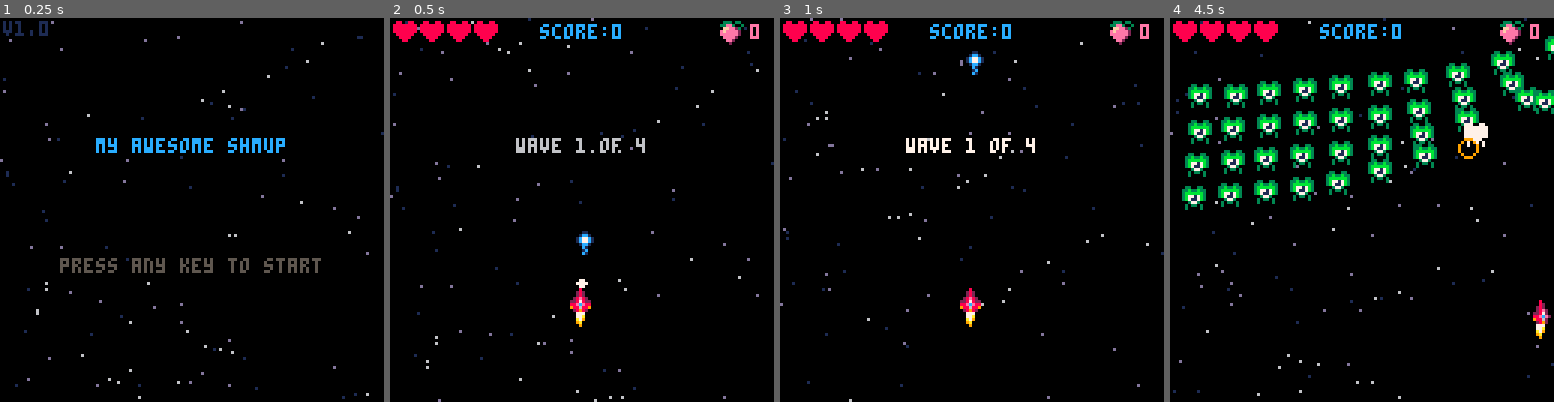
Above: before the commit, frames 1-4 (left to right).
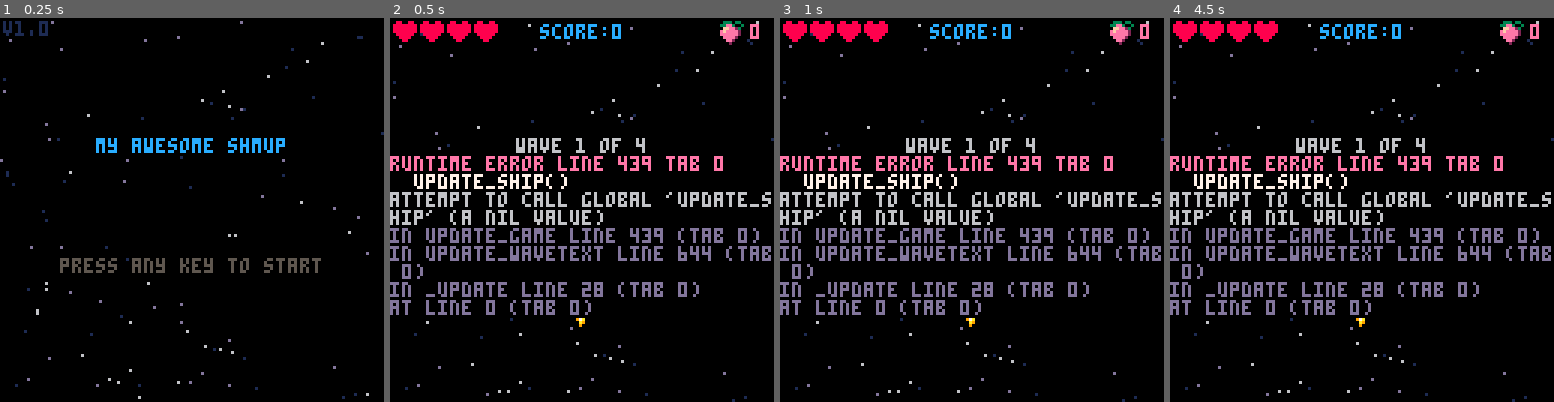
Above: after the commit, the same moments.

Repository: theRenard/shmup
Game: PICO-8 cartridge shmup_sep.p8
The game is run twice, just before and just after one commit, with the same random seed, the same clock (stepped at 60 frames per second) and the same inputs.
Inputs:
- Up to frame 1 (0.25 s): no input
- Up to frame 2 (0.5 s): tap X (X key) at 0.33 s
- Up to frame 3 (1 s): tap O (Z key) at 0.7 s
- Up to frame 4 (4.5 s): tap X (X key) at 1.07, 1.85, 2.97, 4.08 s; hold Right 1.6-2.1 s; tap O (Z key) every 0.4 s from 1.7 to 4.1 s; hold Up 2.15-2.42 s; hold Right 2.47-3.03 s; hold Left 3.08-3.58 s; hold Down 3.63-3.97 s; hold Right from 4.02 s (still down)

Frame 1 is identical in both runs. In frame 2, 11% of the frame differs, in the area x 0-100%, y 0-100%; in frame 3, 11%; in frame 4, 20%.
Error after the commit: runtime error line 439 tab 0; update_ship(); attempt to call global 'update_ship' (a nil value)

Commit message:
Refactor ship movement controls and bullet firing logic

Diff:
--- a/update.lua
+++ b/update.lua
@@ -1,76 +1,5 @@
 function update_game()
-  --controls
-  ship.sx = 0
-  ship.sy = 0
-  ship.spr = 2
-
-  if btn(0) then
-    ship.sx = -2
-    ship.spr = 1
-  end
-  if btn(1) then
-    ship.sx = 2
-    ship.spr = 3
-  end
-  if btn(2) then
-    ship.sy = -2
-  end
-  if btn(3) then
-    ship.sy = 2
-  end
-
-  if btnp(4) then
-    if cherries > 0 then
-      cherbomb()
-      cherries = 0
-    end
-  end
-
-  if btn(5) then
-    if bultimer <= 0 then
-      local newbul = makespr()
-      newbul.x = ship.x + 1
-      newbul.y = ship.y - 3
-      newbul.spr = 16
-      newbul.colw = 6
-      newbul.sy = -4
-      newbul.dmg = 1
-
-      add(buls, newbul)
-
-      sfx(0)
-      muzzle = 5
-      bultimer = 4
-    end
-  end
-  bultimer -= 1
-
-  --moving the ship
-  ship.x += ship.sx
-  ship.y += ship.sy
-
-  --checking if we hit the edge
-  if ship.x > 120 then
-    ship.x = 120
-  end
-  if ship.x < 0 then
-    ship.x = 0
-  end
-  if ship.y < 0 then
-    ship.y = 0
-  end
-  if ship.y > 120 then
-    ship.y = 120
-  end
-
-  --move the bullets
-  for mybul in all(buls) do
-    move(mybul)
-
-    if mybul.y < -8 then
-      del(buls, mybul)
-    end
-  end
+  update_ship()
 
   --move pickups
   for mypick in all(pickups) do
